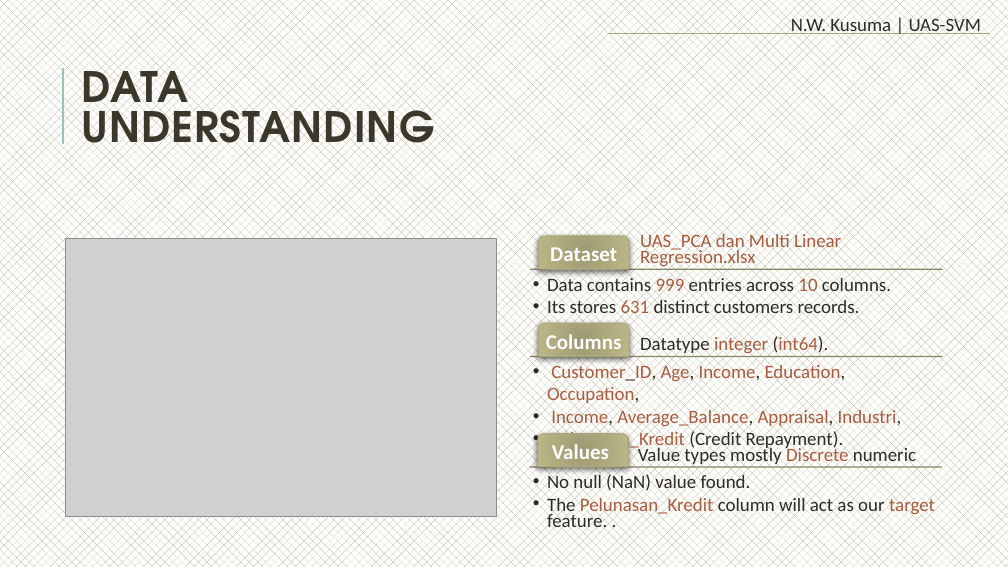
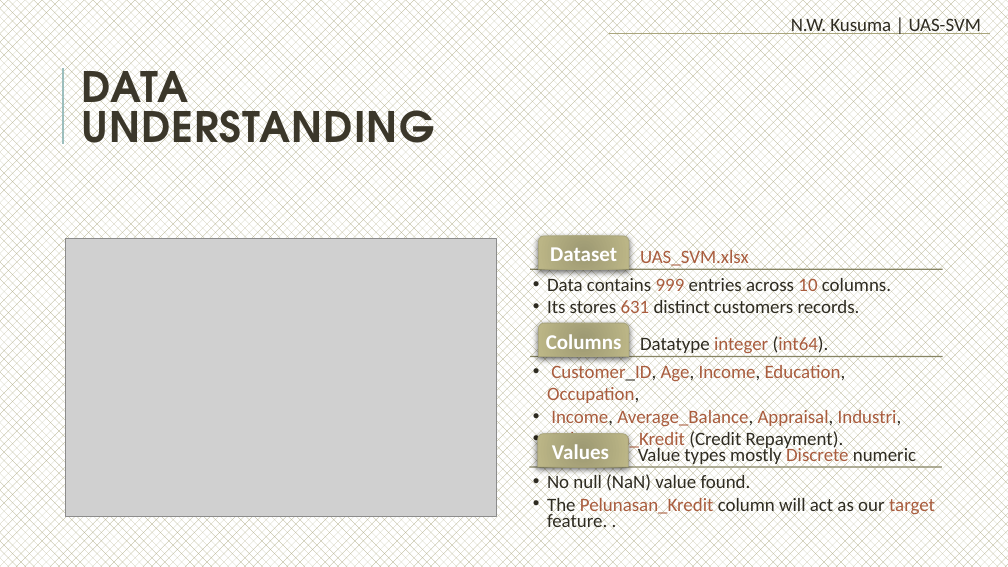
Before and after one commit to nw-kusuma/Big-Data-Class, a slide deck: slide 3 of BD00-UAS/decks/UAS-SVM-Nanang_Wijaya_Kusuma.pptx. Drawn at 1008x567 pixels with LibreOffice and Linux fonts; fonts in the diff are those of the drawing; grey boxes stand for pictures. Boxes give left, top, right and bottom in pixels: in the first picture for what was removed or moved away, otherwise in the second. Text is boxed around its words. In the diff, an @@ line names an element or a change of style, - is before the commit and + after.

```diff
--- a/BD00-UAS/decks/UAS-SVM-Nanang_Wijaya_Kusuma.pptx
+++ b/BD00-UAS/decks/UAS-SVM-Nanang_Wijaya_Kusuma.pptx
@@ text at box(640, 247, 749, 268): text changed @@
-UAS_PCA dan Multi Linear Regression.xlsx
+UAS_SVM.xlsx
```
